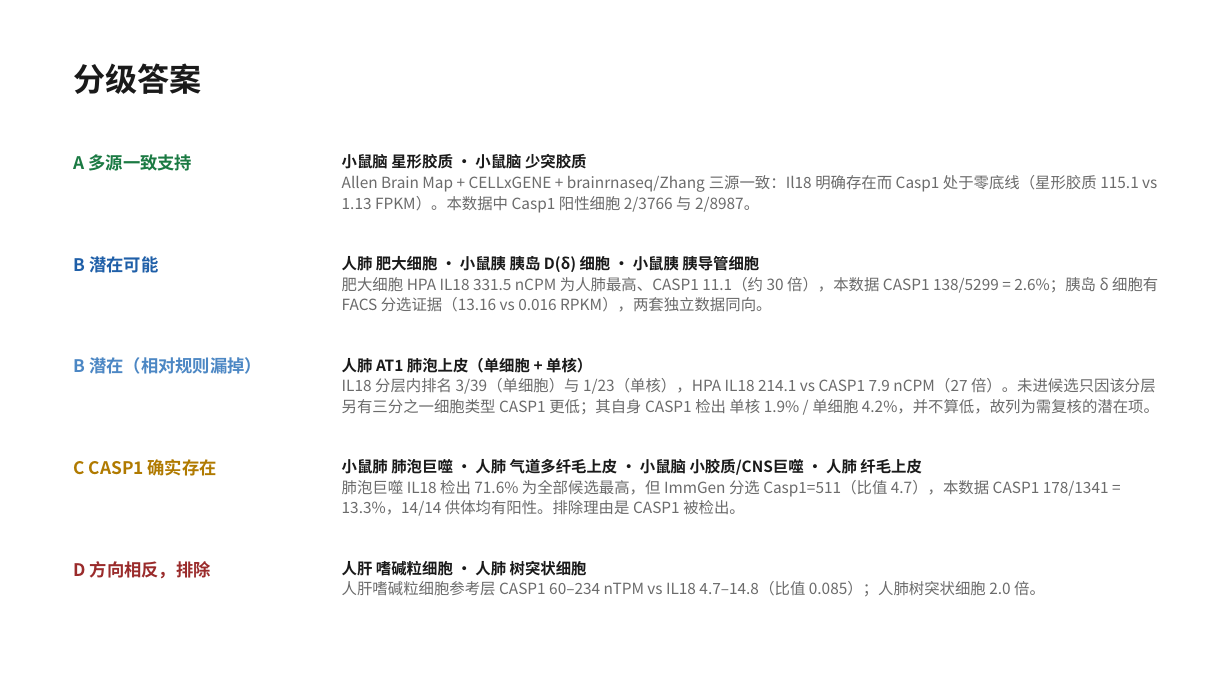
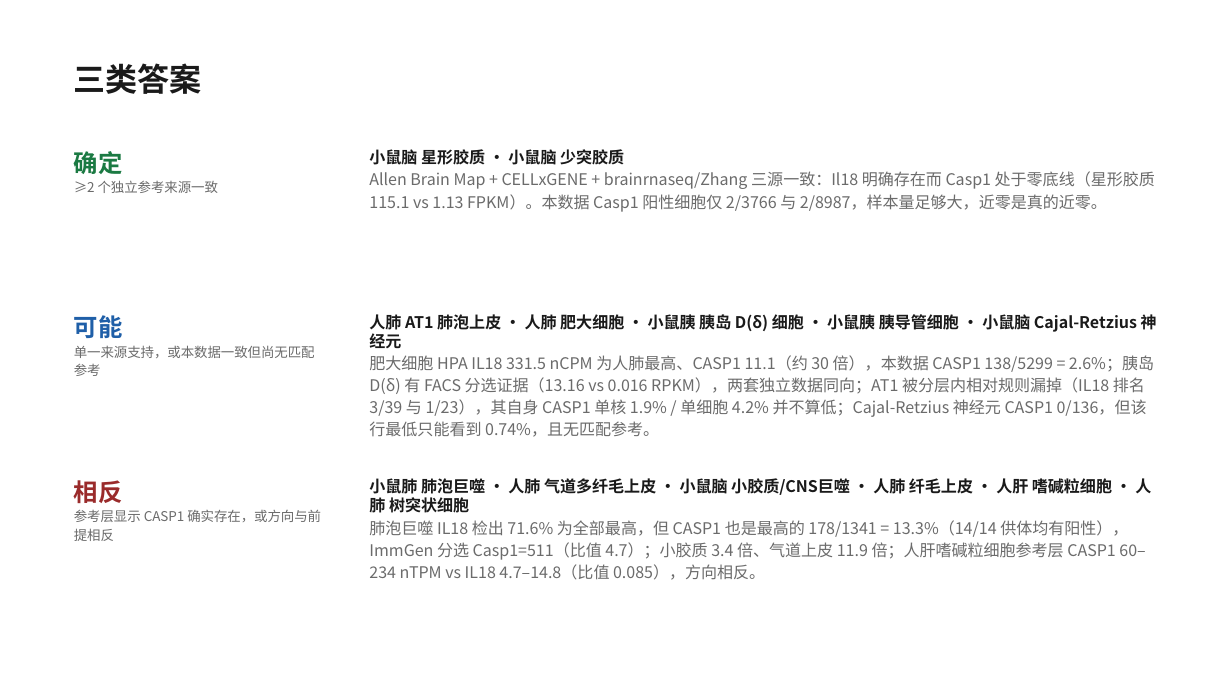
Before and after one commit to 7c96bzczcj-prog/aaa, a slide deck: slide 2 of il18_casp5organ/IL18_CASP_五器官筛选.pptx. Drawn at 1232x693 pixels with LibreOffice and Linux fonts; fonts in the diff are those of the drawing. Boxes give left, top, right and bottom in pixels: in the first picture for what was removed or moved away, otherwise in the second. Text is boxed around its words. In the diff, an @@ line names an element or a change of style, - is before the commit and + after.

```diff
--- a/il18_casp5organ/IL18_CASP_五器官筛选.pptx
+++ b/il18_casp5organ/IL18_CASP_五器官筛选.pptx
@@ text at box(74, 63, 202, 94): text changed @@
-分级答案
+三类答案
@@ text at box(369, 149, 1155, 212): text changed; size 12 to 12.5 pt @@
-小鼠脑 星形胶质 · 小鼠脑 少突胶质
-Allen Brain Map + CELLxGENE + brainrnaseq/Zhang 三源一致：Il18 明确存在而 Casp1 处于零底线（星形胶质 115.1 vs 1.13 FPKM）。本数据中 Casp1 阳性细胞 2/3766 与 2/8987。
+小鼠脑 星形胶质 · 小鼠脑 少突胶质
+Allen Brain Map + CELLxGENE + brainrnaseq/Zhang 三源一致：Il18 明确存在而 Casp1 处于零底线（星形胶质 115.1 vs 1.13 FPKM）。本数据 Casp1 阳性细胞仅 2/3766 与 2/8987，样本量足够大，近零是真的近零。
@@ text at box(74, 151, 218, 193): text changed; size 13.5 to 10.5 pt; text colour #1B7A43 to #6B6B6B; bold off @@
-A 多源一致支持
+确定
+≥2 个独立参考来源一致
@@ text at box(74, 315, 315, 376): text changed; size 13.5 to 10.5 pt; text colour #1F5FA8 to #6B6B6B; bold off @@
-B 潜在可能
+可能
+单一来源支持，或本数据一致但尚无匹配参考
@@ text at box(369, 312, 1157, 437): text changed; size 12 to 12.5 pt @@
-人肺 肥大细胞 · 小鼠胰 胰岛 D(δ) 细胞 · 小鼠胰 胰导管细胞
-肥大细胞 HPA IL18 331.5 nCPM 为人肺最高、CASP1 11.1（约 30 倍），本数据 CASP1 138/5299 = 2.6%；胰岛 δ 细胞有 FACS 分选证据（13.16 vs 0.016 RPKM），两套独立数据同向。
+人肺 AT1 肺泡上皮 · 人肺 肥大细胞 · 小鼠胰 胰岛 D(δ) 细胞 · 小鼠胰 胰导管细胞 · 小鼠脑 Cajal-Retzius 神经元
+肥大细胞 HPA IL18 331.5 nCPM 为人肺最高、CASP1 11.1（约 30 倍），本数据 CASP1 138/5299 = 2.6%；胰岛 D(δ) 有 FACS 分选证据（13.16 vs 0.016 RPKM），两套独立数据同向；AT1 被分层内相对规则漏掉（IL18 排名 3/39 与 1/23），其自身 CASP1 单核 1.9% / 单细胞 4.2% 并不算低；Cajal-Retzius 神经元 CASP1 0/136，但该行最低只能看到 0.74%，且无匹配参考。
@@ text removed at box(342, 358, 1159, 414) @@
-人肺 AT1 肺泡上皮（单细胞 + 单核）
-IL18 分层内排名 3/39（单细胞）与 1/23（单核），HPA IL18 214.1 vs CASP1 7.9 nCPM（27 倍）。未进候选只因该分层另有三分之一细胞类型 CASP1 更低；其自身 CASP1 检出 单核 1.9% / 单细胞 4.2%，并不算低，故列为需复核的潜在项。
@@ text removed at box(74, 459, 217, 476) @@
-C CASP1 确实存在
@@ text at box(369, 476, 1151, 580): text changed; size 12 to 12.5 pt @@
-小鼠肺 肺泡巨噬 · 人肺 气道多纤毛上皮 · 小鼠脑 小胶质/CNS巨噬 · 人肺 纤毛上皮
-肺泡巨噬 IL18 检出 71.6% 为全部候选最高，但 ImmGen 分选 Casp1=511（比值 4.7），本数据 CASP1 178/1341 = 13.3%，14/14 供体均有阳性。排除理由是 CASP1 被检出。
+小鼠肺 肺泡巨噬 · 人肺 气道多纤毛上皮 · 小鼠脑 小胶质/CNS巨噬 · 人肺 纤毛上皮 · 人肝 嗜碱粒细胞 · 人肺 树突状细胞
+肺泡巨噬 IL18 检出 71.6% 为全部最高，但 CASP1 也是最高的 178/1341 = 13.3%（14/14 供体均有阳性），ImmGen 分选 Casp1=511（比值 4.7）；小胶质 3.4 倍、气道上皮 11.9 倍；人肝嗜碱粒细胞参考层 CASP1 60–234 nTPM vs IL18 4.7–14.8（比值 0.085），方向相反。
@@ text at box(74, 480, 321, 541): text changed; size 13.5 to 10.5 pt; text colour #4C87C4 to #6B6B6B; bold off @@
-B 潜在（相对规则漏掉）
+相反
+参考层显示 CASP1 确实存在，或方向与前提相反
@@ text removed at box(74, 561, 211, 578) @@
-D 方向相反，排除
@@ text removed at box(342, 558, 1045, 596) @@
-人肝 嗜碱粒细胞 · 人肺 树突状细胞
-人肝嗜碱粒细胞参考层 CASP1 60–234 nTPM vs IL18 4.7–14.8（比值 0.085）；人肺树突状细胞 2.0 倍。
```
Also in this commit, not shown: 1 other slide changed, 1 slide added, 1 slide removed, 10 other files.
